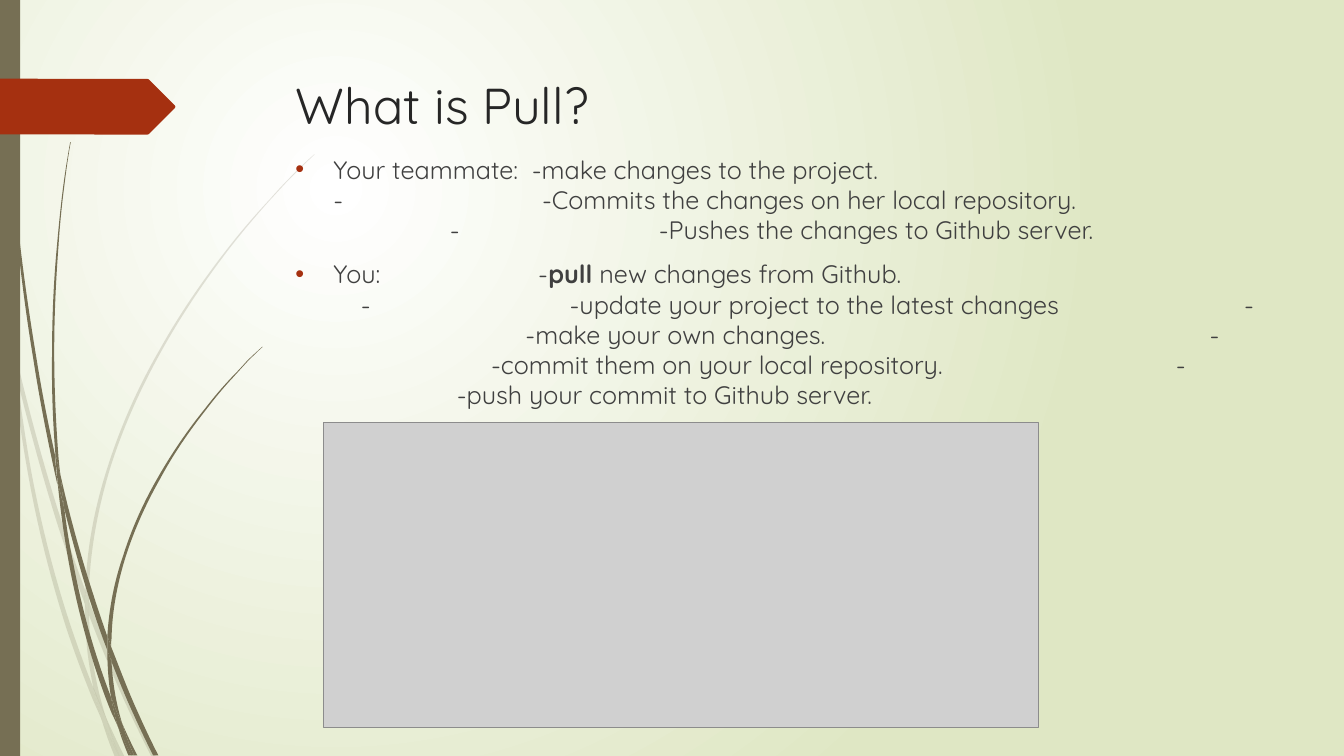
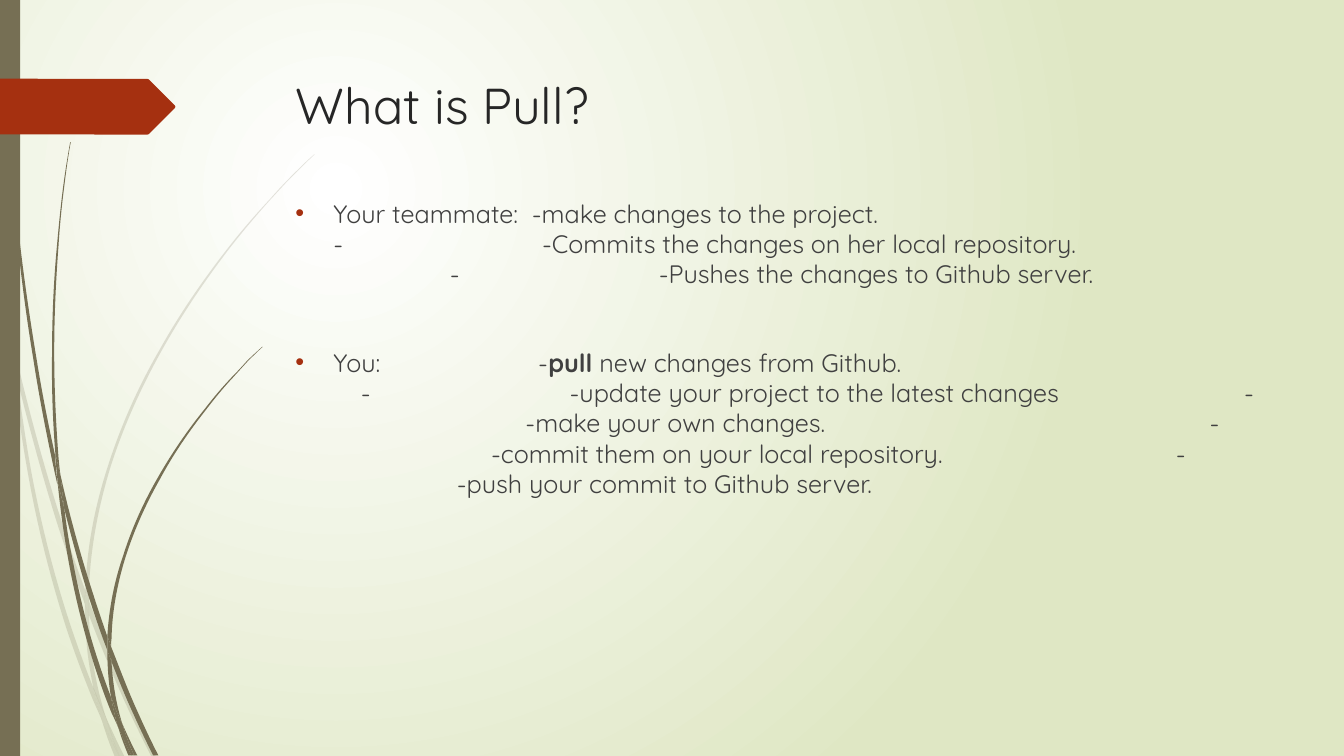
Before and after one commit to anhnguyendepocen/AdvancedR, a slide deck: slide 10 of May3_1700_Github/Github_presentation.pptx. Drawn at 1344x756 pixels with LibreOffice and Linux fonts; fonts in the diff are those of the drawing; grey boxes stand for pictures. Boxes give left, top, right and bottom in pixels: in the first picture for what was removed or moved away, otherwise in the second. Text is boxed around its words. In the diff, an @@ line names an element or a change of style, - is before the commit and + after.

```diff
--- a/May3_1700_Github/Github_presentation.pptx
+++ b/May3_1700_Github/Github_presentation.pptx
@@ text "Your teammate: -make changes to ..." rewrapped from (333,160,1094,409) to (333,204,1094,498) @@
@@ picture removed at (324,422,1040,727) @@
```
Also in this commit, not shown: 3 other slides changed, 2 slides added, 2 other files.
